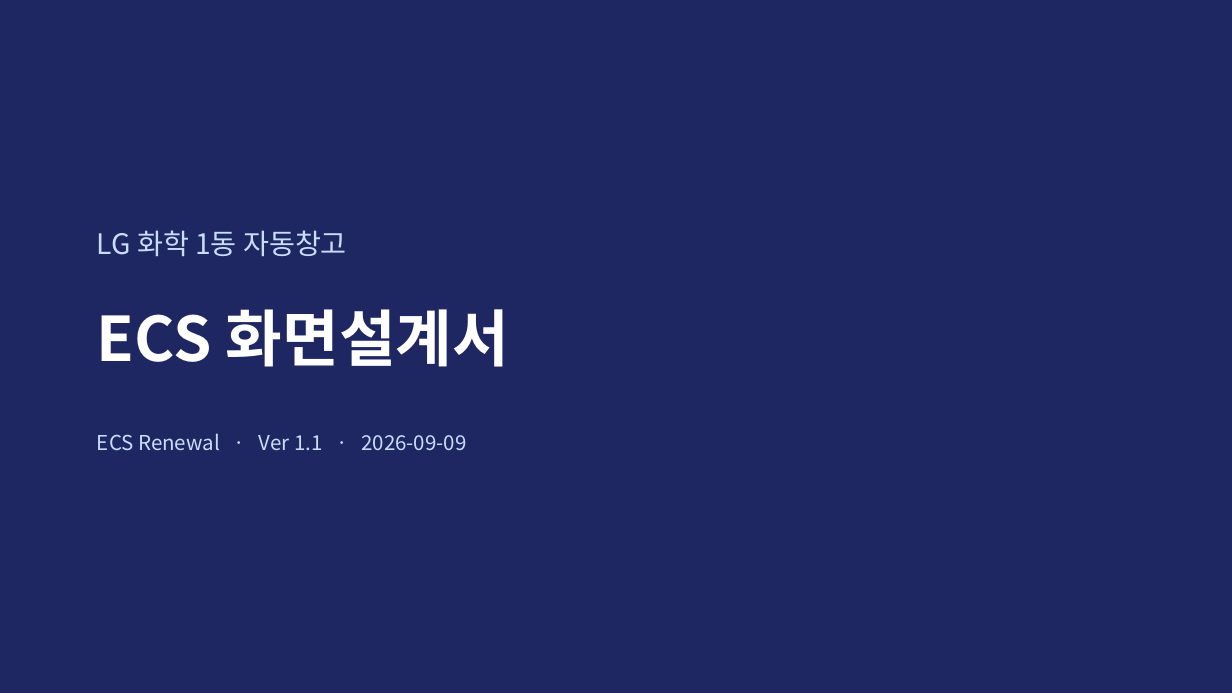
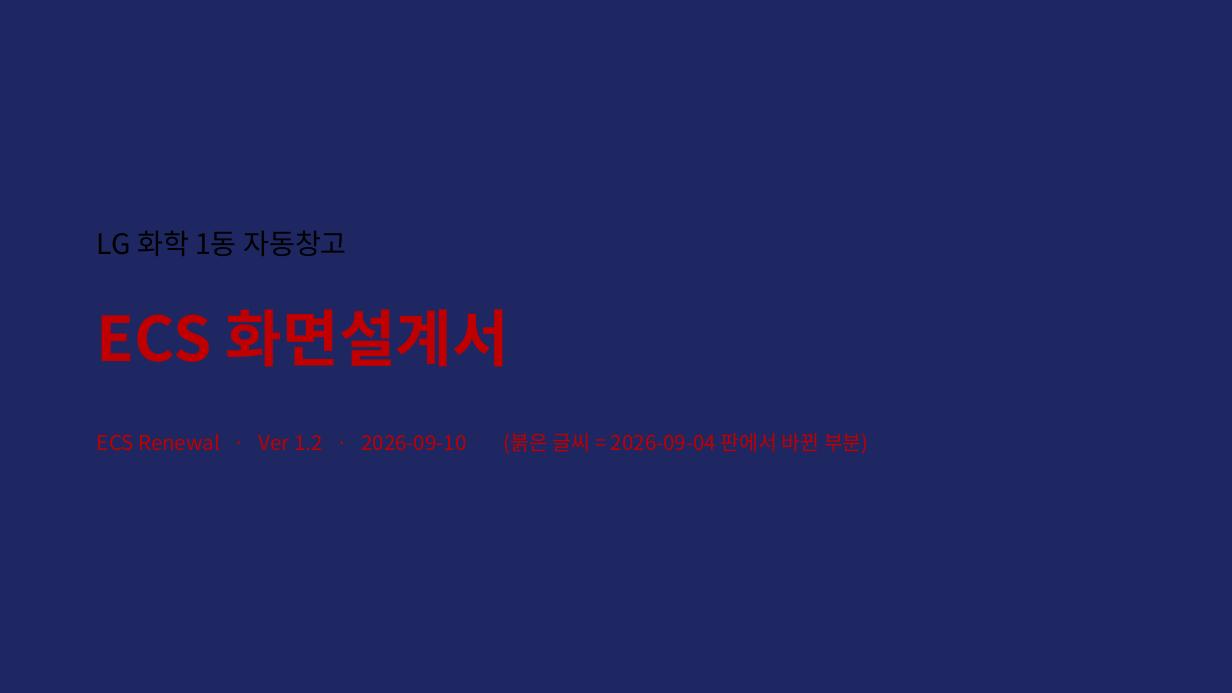
Before and after one commit to yeorijby-coder/LGLS_ALL, a slide deck: slide 1 of docs/산출물_20260909/06_ECS_화면설계서.pptx. Drawn at 1232x693 pixels with LibreOffice and Linux fonts; fonts in the diff are those of the drawing. Boxes give left, top, right and bottom in pixels: in the first picture for what was removed or moved away, otherwise in the second. Text is boxed around its words. In the diff, an @@ line names an element or a change of style, - is before the commit and + after.

```diff
--- a/docs/산출물_20260909/06_ECS_화면설계서.pptx
+++ b/docs/산출물_20260909/06_ECS_화면설계서.pptx
@@ text "LG 화학 1동 자동창고" at (x1=97, y1=230, x2=347, y2=256): text colour #CADCFC to #000000 @@
@@ text "ECS 화면설계서" at (x1=97, y1=309, x2=509, y2=367): text colour #FFFFFF to #C00000 @@
@@ text at (x1=97, y1=433, x2=869, y2=454): text changed; text colour #CADCFC to #C00000 @@
-ECS Renewal · Ver 1.1 · 2026-09-09
+ECS Renewal · Ver 1.2 · 2026-09-10 (붉은 글씨 = 2026-09-04 판에서 바뀐 부분)
```
Also in this commit, not shown: 19 other slides changed, 4 other files.
